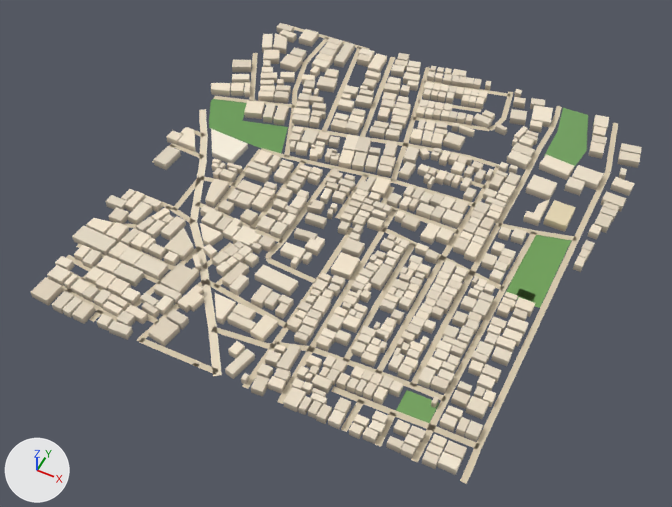
The glTF model public/assets/bengaluru-region-v1/tiles/t-3_11-l1.glb, before and after one commit.
Camera for both pictures: a 50 mm lens placed at (-984.0, 5123.0, 696.0), pointed at (-1274.0, 5703.0, -30.0). The lights are fixed; the arrows at lower left show +X, +Y and +Z. The older version comes first. Vertices at exactly the same position are counted once.

The first picture shows 'building', 'ground'.
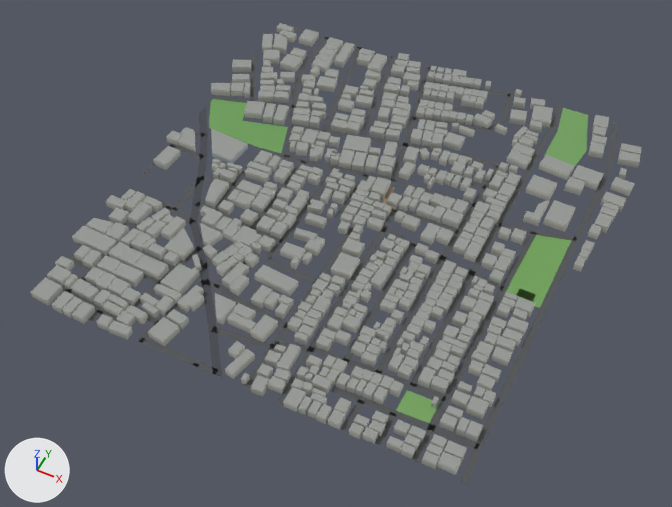
Changed parts and their boxes [x1, y1, x2, y2] in the pictures (672 x 507 px; the box of a moved part takes in the faces that stretch with it):
'ground', reshaped
    before: [47, 23, 618, 484]
    after: [47, 28, 618, 484]
part 1 of me_building, recoloured (pale yellow to light grey)
    both: [31, 23, 642, 474]
part 2 of me_ground, moved or reshaped
    both: [381, 186, 396, 210]
part 3 of me_ground, moved or reshaped
    before: [47, 23, 618, 446]
    after: [47, 28, 618, 447]
part 4 of me_ground, recoloured
    both: [66, 28, 613, 484]

What changed in the scene script:
```text
Change me_building:
    used by ob_building; location = (-1500.0, 5500.0, 0.0)
    remove me_building.from_pydata(...)  # 5162 vertices, 6497 faces; spans x -13.0..479.0, y -5.0..505.0, z 0.0..9.0
    add me_building.from_pydata(...)  # 5162 vertices, 7822 faces; spans x -13.0..479.0, y -5.0..505.0, z 0.0..9.0
    me_building part 1: 6497 kept faces spanning x -13.0..479.0, y -5.0..505.0, z 0.0..9.0 get new vertex colours; the middle colour goes from pale yellow #ded1bc to light grey #c1c3ba
Change me_ground:
    used by ob_ground; location = (-1500.0, 5500.0, 0.0)
    remove me_ground.from_pydata(...)  # 742 vertices, 602 faces; spans x -3.0..452.0, y -2.0..503.0, z 1.0
    add me_ground.from_pydata(...)  # 769 vertices, 625 faces; spans x 0.0..452.0, y 0.0..500.0, z 1.0
    me_ground part 2
    2 vertices are removed from x 248.0..254.0, y 265.0, z 1.0
    8 faces are deleted
    2 vertices are added at (248.0, 264.0, 1.0), (254.0, 266.0, 1.0)
    8 new faces join them
    me_ground part 3
    31 vertices are removed from x -3.0..442.0, y 26.0..503.0, z 1.0
    62 faces are deleted
    7 vertices in x 0.0..274.0, y 32.0..502.0, z 1.0 move by (0.0, -2.0, 0.0)
    14 vertices move from x -3.0..447.0, y -2.0..503.0, z 1.0 to x 0.0..446.0, y 0.0..500.0, z 1.0
    53 vertices are added at x 0.0..440.0, y 0.0..500.0, z 1.0
    5 new vertices lie (6.0, 0.0, 0.0) away from vertices in x 153.0..431.0, y 4.0..501.0, z 1.0
    85 new faces join them
    me_ground part 4: 468 kept faces spanning x 0.0..452.0, y 0.0..500.0, z 1.0 get new vertex colours; the middle colour goes from beige #d7c9ae to dark grey #535556
```
